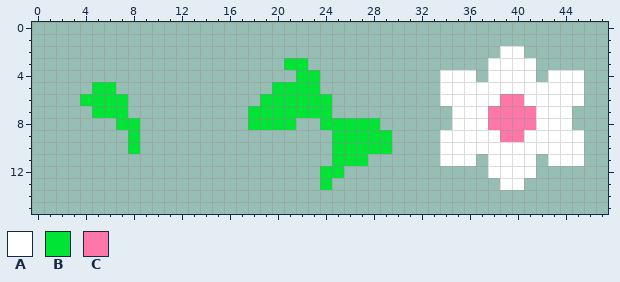
Pixel-art file: Assets/Images/plants.aseprite. Above, as it was before the edit.
48x16 pixels, 1 frame.
Palette (. is transparent): A #ffffff  B #00e436  C #ff77a8
Pixels before, first column x 4:
 2 ...................................AA.....
 3 .................BB...............AAAA....
 4 ..................BB..........AAA.AAAA.AAA
 5 .BB.............BBBB..........AAAAAAAAAAAA
 6 BBBB...........BBBBBB.........AAAAACCAAAAA
 7 .BBB..........BBBBBBB..........AAACCCCAAA.
 8 ...BB.........BBBB..BBBBB......AAACCCCAAA.
 9 ....B................BBBBB....AAAAACCAAAAA
10 ....B................BBBBB....AAAAAAAAAAAA
11 .....................BBB......AAA.AAAA.AAA
12 ....................BB............AAAA....
13 ....................B..............AA.....
The result:
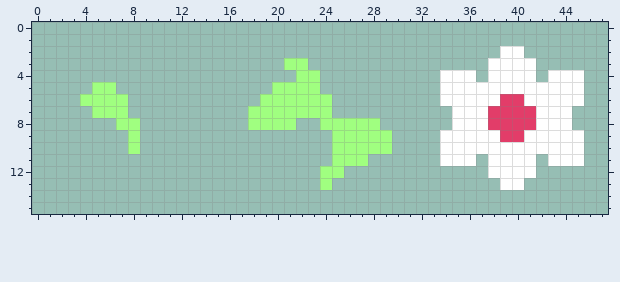
Edits made:
colour B: #00e436 -> #a0ff80
colour C: #ff77a8 -> #e23d69
